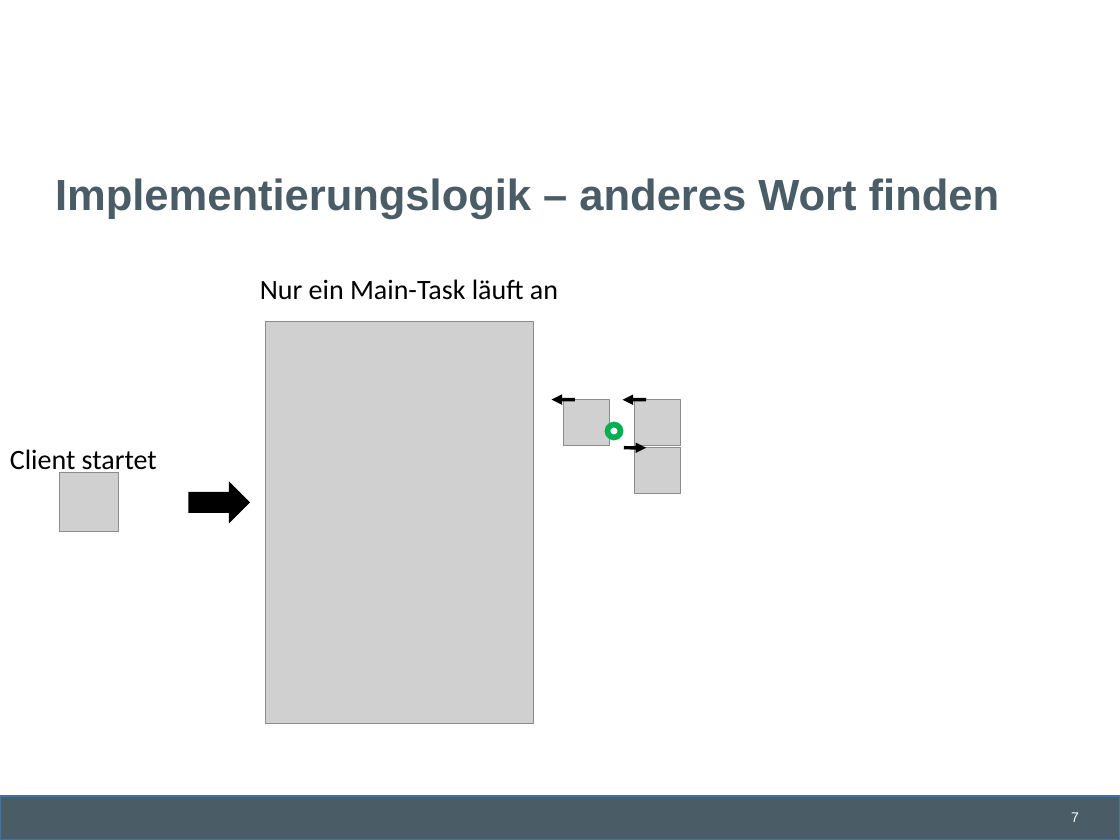
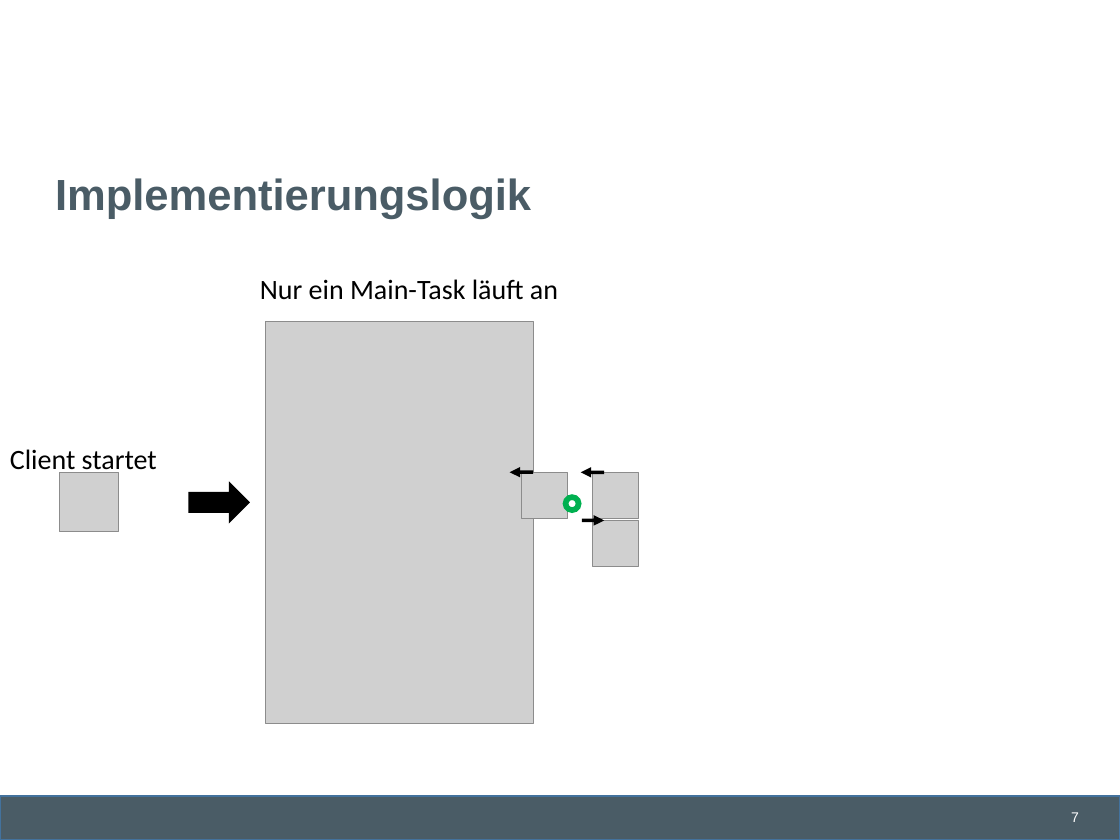
Before and after one commit to lschmischke/ADAChat, a slide deck: slide 7 of documentation/Ada Chat.pptx. Drawn at 1120x840 pixels with LibreOffice and Linux fonts; fonts in the diff are those of the drawing; grey boxes stand for pictures; background and template pictures are left out. Boxes give left, top, right and bottom in pixels: in the first picture for what was removed or moved away, otherwise in the second. Text is boxed around its words. In the diff, an @@ line names an element or a change of style, - is before the commit and + after.

```diff
--- a/documentation/Ada Chat.pptx
+++ b/documentation/Ada Chat.pptx
@@ title at [55,178,531,219]: text changed @@
-Implementierungslogik – anderes Wort finden
+Implementierungslogik
@@ 3 arrows, 2 pictures, 1 donut: place and size @@
-3 arrows, 2 pictures, 1 donut at [551,400,680,448]
+3 arrows, 2 pictures, 1 donut at [510,473,638,521]
@@ picture: place and size @@
-picture at [634,448,680,494]
+picture at [592,520,638,566]
```
Also in this commit, not shown: 3 other slides changed, 1 slide added, 1 other file.
